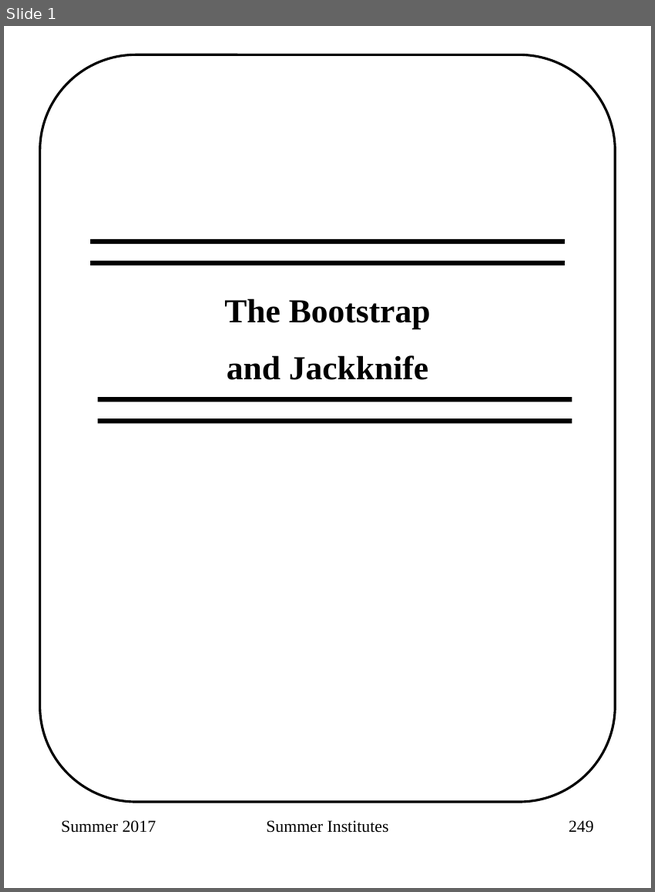
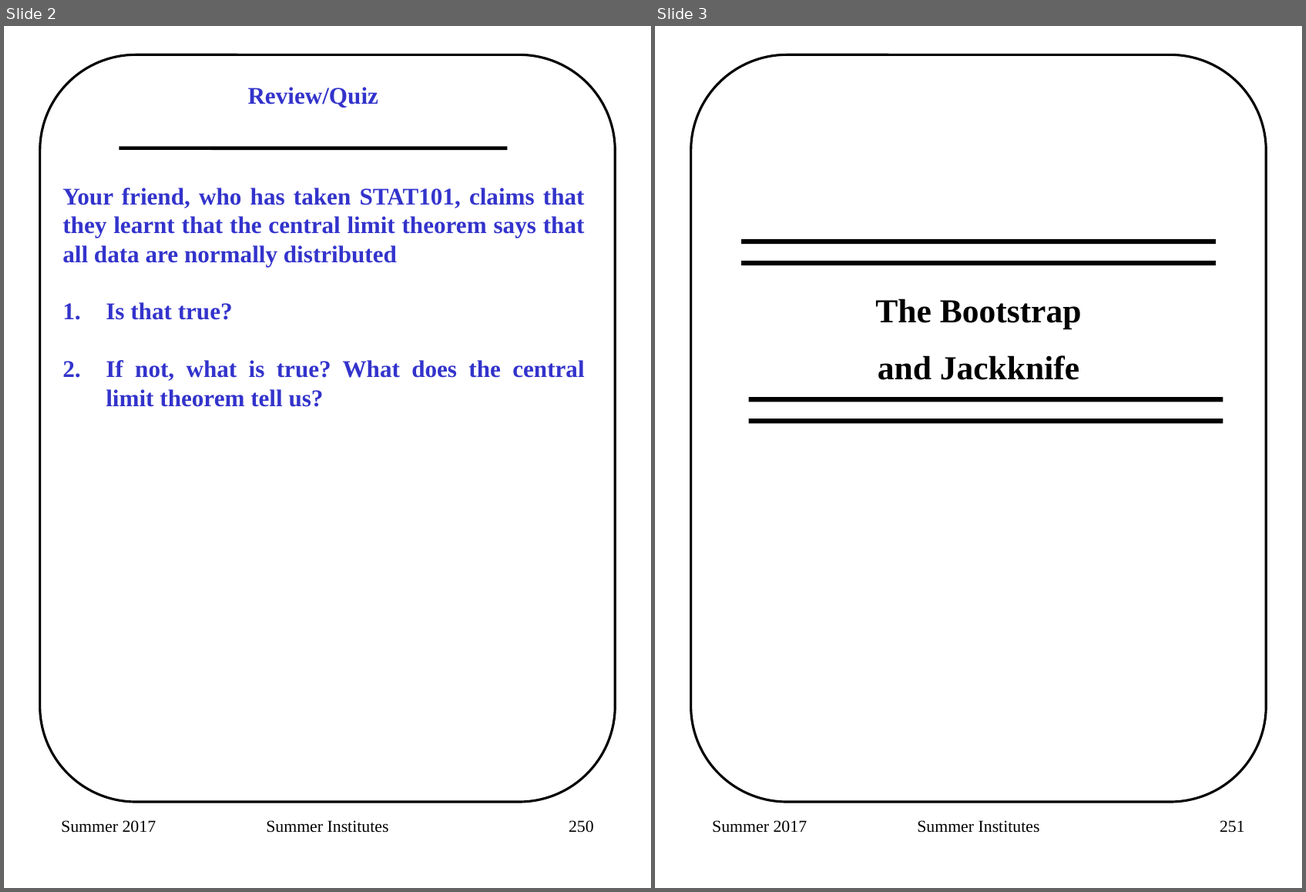
Before and after one commit to adw96/summer-institutes, a slide deck: 2018_sisg_1_9.pptx. Shown side by side, each under a label of ours: slide 1 before the commit, slides 2 and 3 after it. The pictures are 655x892 and 1306x892 pixels, drawn with LibreOffice and Linux fonts; fonts in the diff are those of the drawing. Boxes give left, top, right and bottom in pixels: in the first picture for what was removed or moved away, otherwise in the second. Text is boxed around its words. In the diff, an @@ line names an element or a change of style, - is before the commit and + after.

```diff
--- a/2018_sisg_1_9.pptx
+++ b/2018_sisg_1_9.pptx
@@ slide 2 added at bbox=[4, 26, 651, 888], background #FFFFFF; not listed: 1 template element that a slide beside it also shows @@
@@ text added at bbox=[248, 87, 378, 108], 20 pt, text #3333CC, bold @@
+Review/Quiz
@@ line added from (119, 148) to (507, 148), #000000 3 pt @@
@@ text added at bbox=[63, 188, 585, 407], 20 pt, text #3333CC, bold @@
+Your friend, who has taken STAT101, claims that they learnt that the central limit theorem says that all data are normally distributed
+1. Is that true?
+2. If not, what is true? What does the central limit theorem tell us?
@@ text added at bbox=[61, 821, 156, 833], 14 pt, text #000000 @@
+Summer 2017
@@ text added at bbox=[266, 821, 389, 833], 14 pt, text #000000 @@
+Summer Institutes
@@ page number added at bbox=[568, 821, 594, 833], 14 pt, text #000000 @@
+250
@@ what was slide 1 is now slide 3 @@
@@ page number at bbox=[1219, 821, 1245, 833]: text changed @@
-249
+251
```
Also in this commit, not shown: 1 other slide added, 1 other file.
